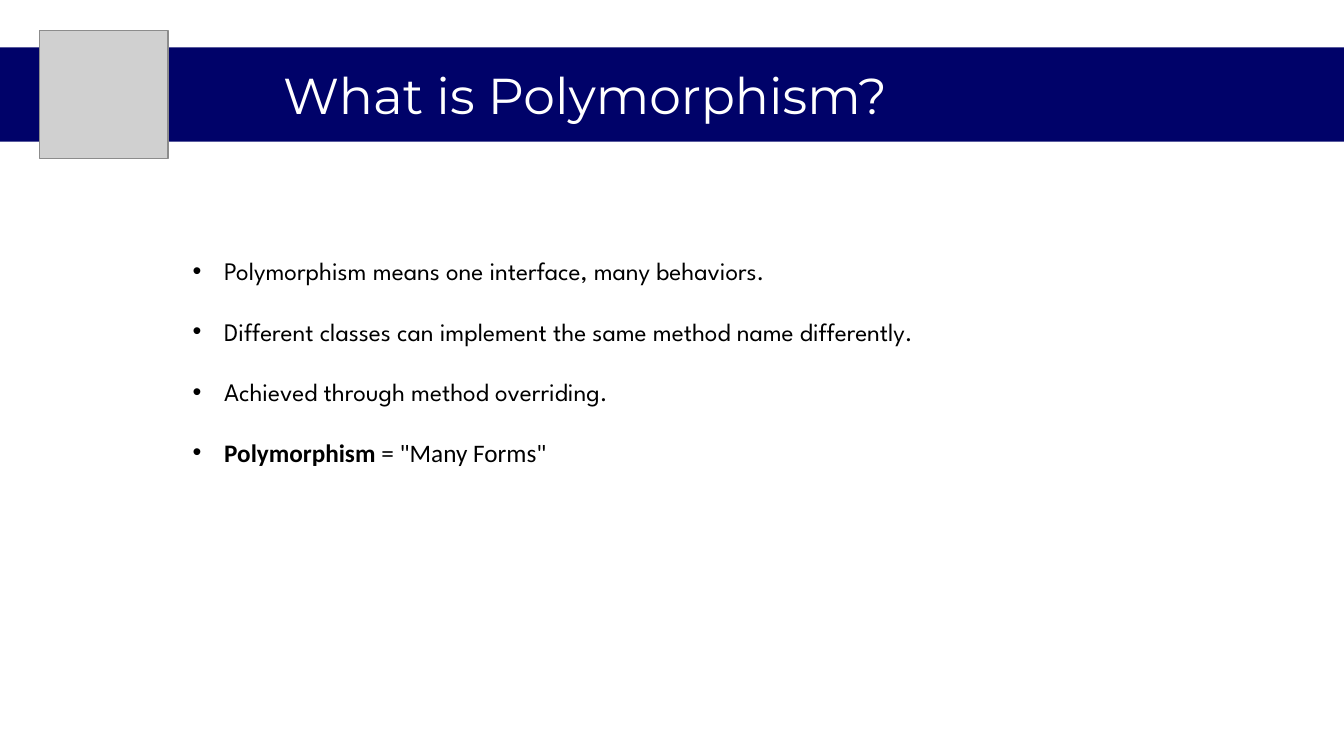
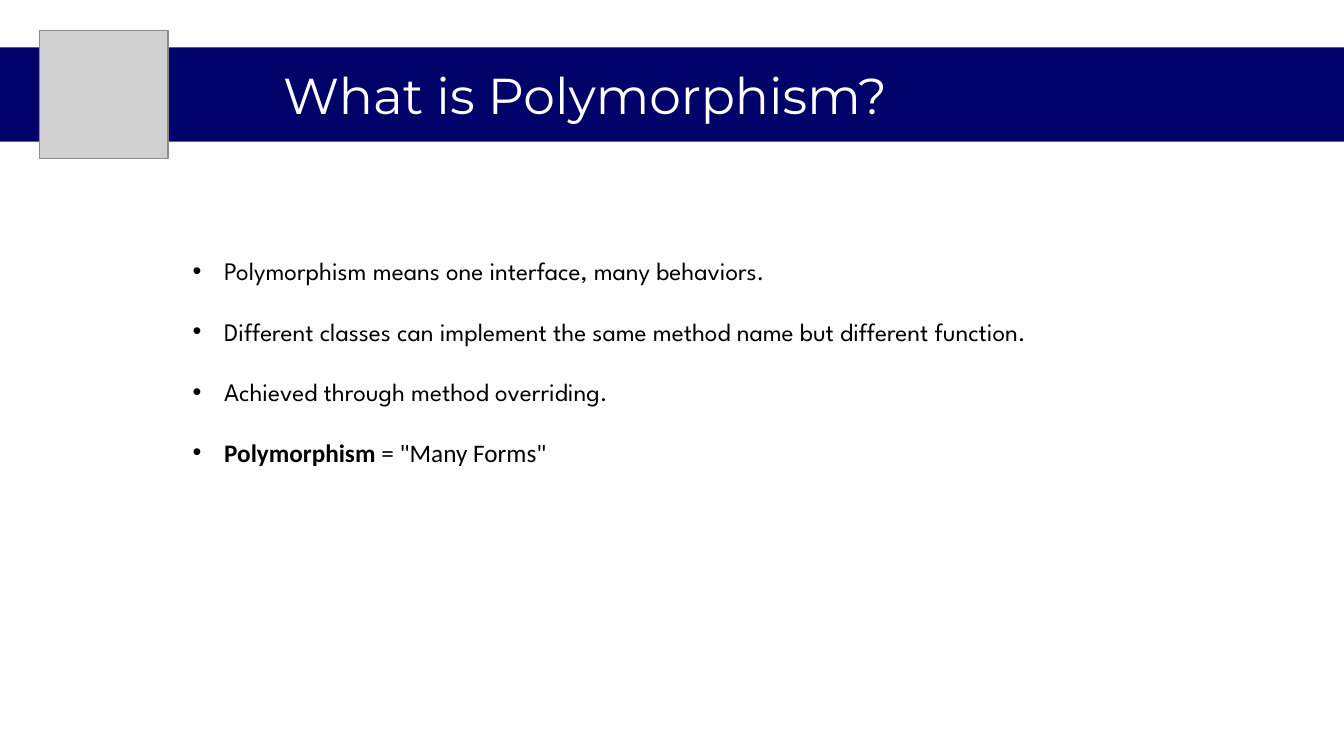
Before and after one commit to psuuc-jbgarcia/Object-Oriented-Programming-Lesson, a slide deck: slide 3 of OOP/Midterm/Week 4/Lecture/Polymorphism.pptx. Drawn at 1344x756 pixels with LibreOffice and Linux fonts; fonts in the diff are those of the drawing; grey boxes stand for pictures. Boxes give left, top, right and bottom in pixels: in the first picture for what was removed or moved away, otherwise in the second. Text is boxed around its words. In the diff, an @@ line names an element or a change of style, - is before the commit and + after.

```diff
--- a/OOP/Midterm/Week 4/Lecture/Polymorphism.pptx
+++ b/OOP/Midterm/Week 4/Lecture/Polymorphism.pptx
@@ text at [224, 323, 1026, 347]: text changed @@
-• Different classes can implement the same method name differently.
+• Different classes can implement the same method name but different function.
```
Also in this commit, not shown: 2 slides added, 4 other files.
